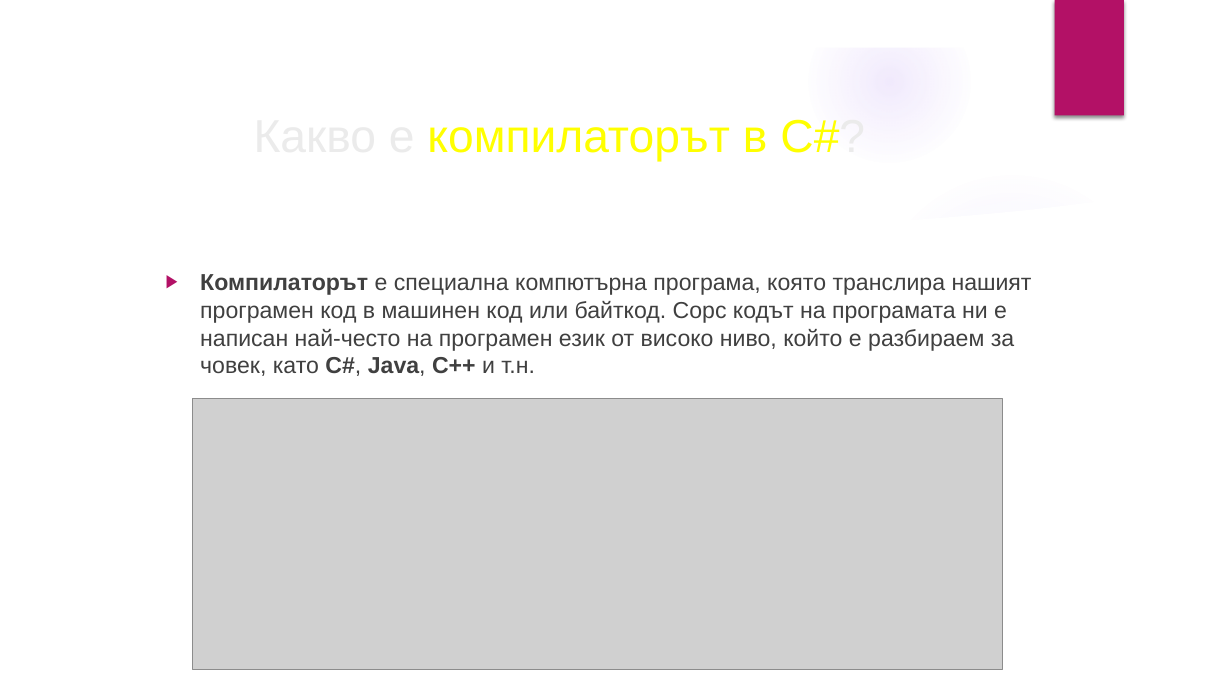
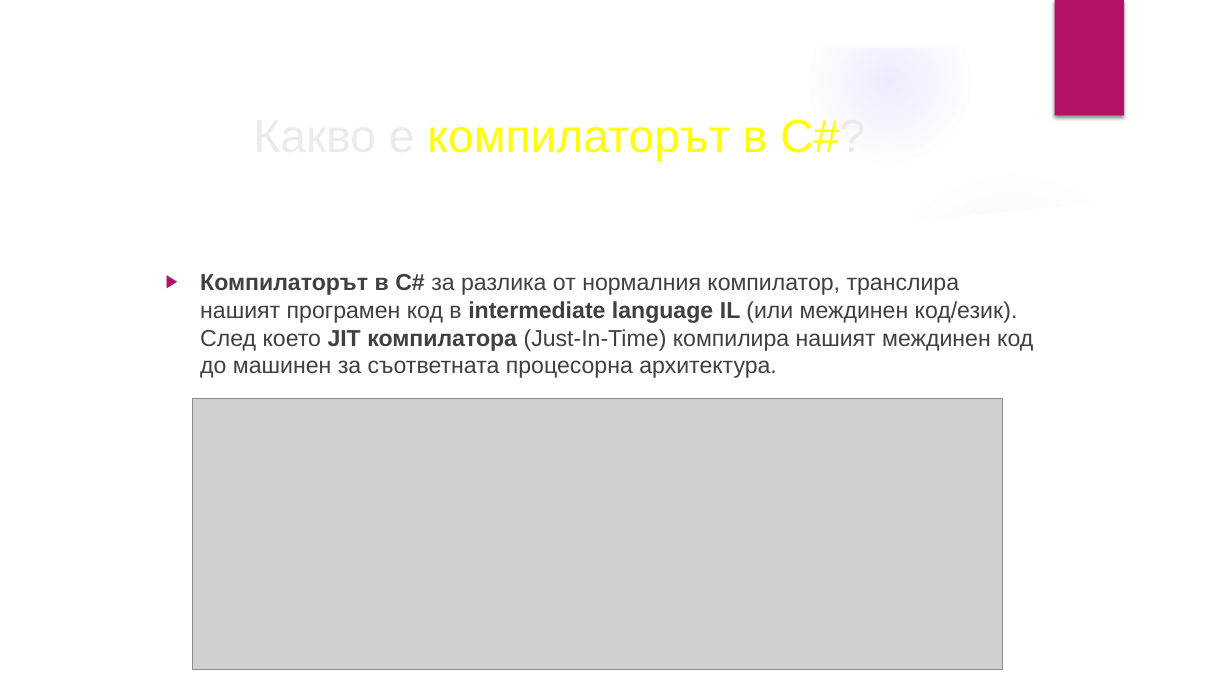
Before and after one commit to velizar92/CSharp-Programming-Presentations, a slide deck: slide 8 of C# Basics.pptx. Drawn at 1232x693 pixels with LibreOffice and Linux fonts; fonts in the diff are those of the drawing; grey boxes stand for pictures; background and template pictures are left out. Boxes give left, top, right and bottom in pixels: in the first picture for what was removed or moved away, otherwise in the second. Text is boxed around its words. In the diff, an @@ line names an element or a change of style, - is before the commit and + after.

Commit message:
Fixing of slide text (for C# compiler)

```diff
--- a/C# Basics.pptx
+++ b/C# Basics.pptx
@@ text at <box>200,274,1033,378</box>: text changed @@
-▶ Компилаторът е специална компютърна програма, която транслира нашият програмен код в машинен код или байткод. Сорс кодът на програмата ни е написан най-често на програмен език от високо ниво, който е разбираем за човек, като C#, Java, C++ и т.н.
+▶ Компилаторът в C# за разлика от нормалния компилатор, транслира нашият програмен код в intermediate language IL (или междинен код/език). След което JIT компилатора (Just-In-Time) компилира нашият междинен код до машинен за съответната процесорна архитектура.
```
